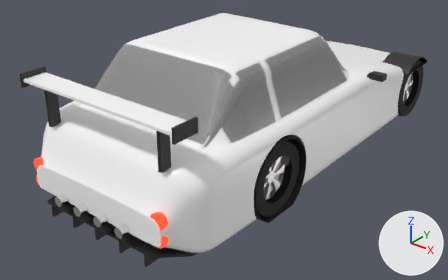
The glTF model public/models/cars/shinsei_gtr.glb, before and after one commit.
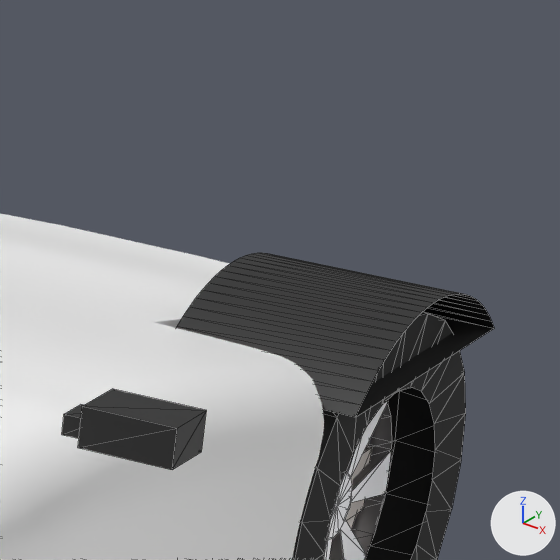
The first picture shows the older version from a camera (50 mm lens) standing at (3.49, -5.33, 3.0) and looking at (-0.17, -0.77, 0.17). The close-ups show the older and then the newer version on the part from 80% to 97% of the width and 6% to 34% of the height of that picture. Only the edits that show in the close-ups are written down. Arrows for +X, +Y and +Z are at lower right; the lights stay in place. The close-ups show mesh edges as thin lines. Where no turn or scale is listed for an object, it has been applied to the vertices. Vertices at exactly the same position are counted once.

The older version as bpy lines, for what is in view:
```python
me_bodyblock = bpy.data.meshes.new('BodyBlock')
me_bodyblock.from_pydata(...)  # 17830 vertices, 35648 faces; spans x -0.96..0.96, y -2.65..2.04, z 0.1..1.37
me_bodyblock.materials.append(mat_paint)  # white #ffffff
me_mirror_l_stalk = bpy.data.meshes.new('Mirror_L_stalk')
me_mirror_l_stalk.from_pydata(...)  # 396 vertices, 500 faces; spans x -0.15..2.15, y -2.74..2.02, z -0.89..0.35
me_mirror_l_stalk.materials.append(mat_trim)  # black #272727
me_wheel_fr = bpy.data.meshes.new('Wheel_FR')
me_wheel_fr.from_pydata(...)  # 257 vertices, 372 faces; spans x -0.127..0.127, y -0.36..0.36, z -0.36..0.36
# faces by material slot: [192, 180]
me_wheel_fr.materials.append(mat_rubber)  # black #272727
me_wheel_fr.materials.append(mat_rim)  # light grey #cbcbce
ob_body = bpy.data.objects.new('Body', me_bodyblock)
ob_body.location = (0.0, 0.0, 0.0)
ob_trim = bpy.data.objects.new('Trim', me_mirror_l_stalk)
ob_trim.location = (-1.002, 0.077, 0.909)
ob_wheel_fr = bpy.data.objects.new('Wheel_FR', me_wheel_fr)
ob_wheel_fr.location = (0.803, 1.39, 0.36)
# also in view: 'Brake_FR' at (0.8, 1.39, 0.36)
```
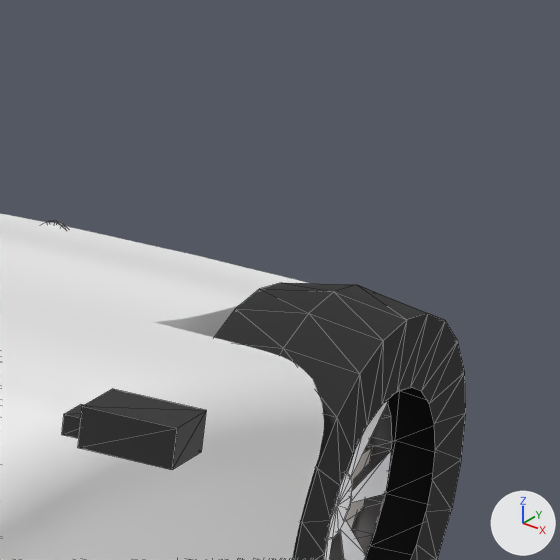
Pixel boxes [x1, y1, x2, y2] of what changed, in the close-ups (560 x 560 px):
```json
{"object": "Trim", "change": "reshaped", "before": [62, 253, 494, 470], "after": [62, 389, 206, 470]}
{"part": 1, "of": "me_mirror_l_stalk", "change": "deleted", "before": [176, 253, 494, 417], "on screen": "black"}
```

The change, as JSON lines over the scene's bpy script:
```json
{"block": "me_mirror_l_stalk", "where": "# used by ob_trim; location = (-1.002, 0.077, 0.909)"}
{"op": "remove", "block": "me_mirror_l_stalk", "code": "me_mirror_l_stalk.from_pydata(...)  # 396 vertices, 500 faces; spans x -0.15..2.15, y -2.74..2.02, z -0.89..0.35"}
{"op": "add", "block": "me_mirror_l_stalk", "code": "me_mirror_l_stalk.from_pydata(...)  # 284 vertices, 388 faces; spans x -0.15..2.15, y -2.74..2.02, z -0.89..0.35"}
{"block": "me_mirror_l_stalk", "change": "me_mirror_l_stalk part 1: the loose piece of 56 vertices spanning x 1.63..1.98, y 1.04..1.59, z -0.29..-0.17 is deleted"}
{"block": "me_mirror_l_stalk", "change": "other edits to the shape of me_mirror_l_stalk do not show in these pictures"}
```
